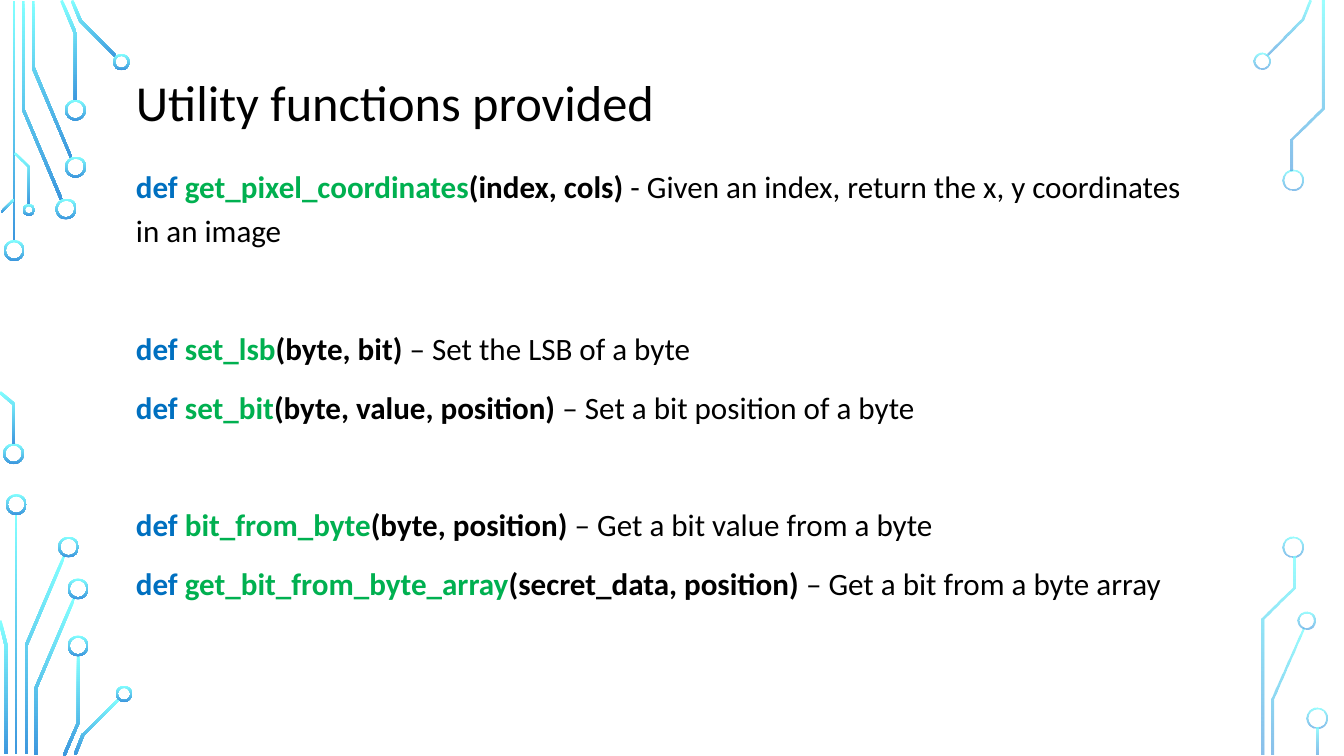
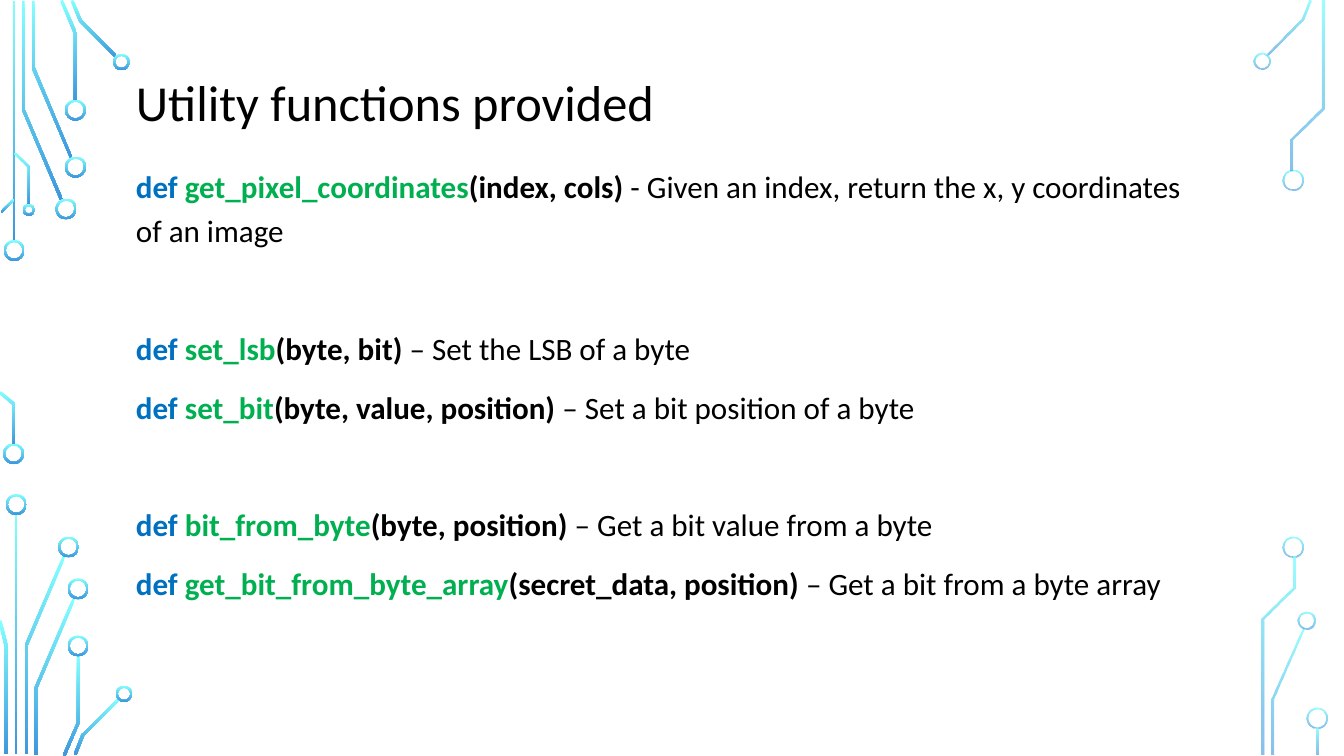
Before and after one commit to torrens/kainosSteg, a slide deck: slide 11 of kainosSteg.pptx. Drawn at 1344x756 pixels with LibreOffice and Linux fonts; fonts in the diff are those of the drawing; background and template pictures are left out. Boxes give left, top, right and bottom in pixels: in the first picture for what was removed or moved away, otherwise in the second. Text is boxed around its words. In the diff, an @@ line names an element or a change of style, - is before the commit and + after.

```diff
--- a/kainosSteg.pptx
+++ b/kainosSteg.pptx
@@ text at bbox=[136, 175, 1180, 248]: text changed @@
-def get_pixel_coordinates(index, cols) - Given an index, return the x, y coordinates in an image
+def get_pixel_coordinates(index, cols) - Given an index, return the x, y coordinates of an image
```
Also in this commit, not shown: 11 other slides changed, 6 other files.
